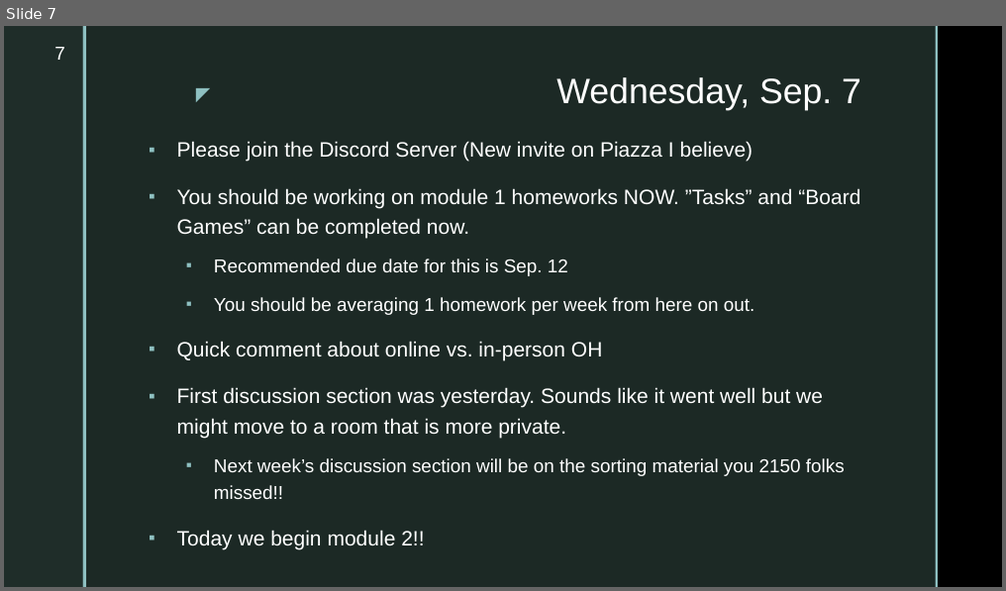
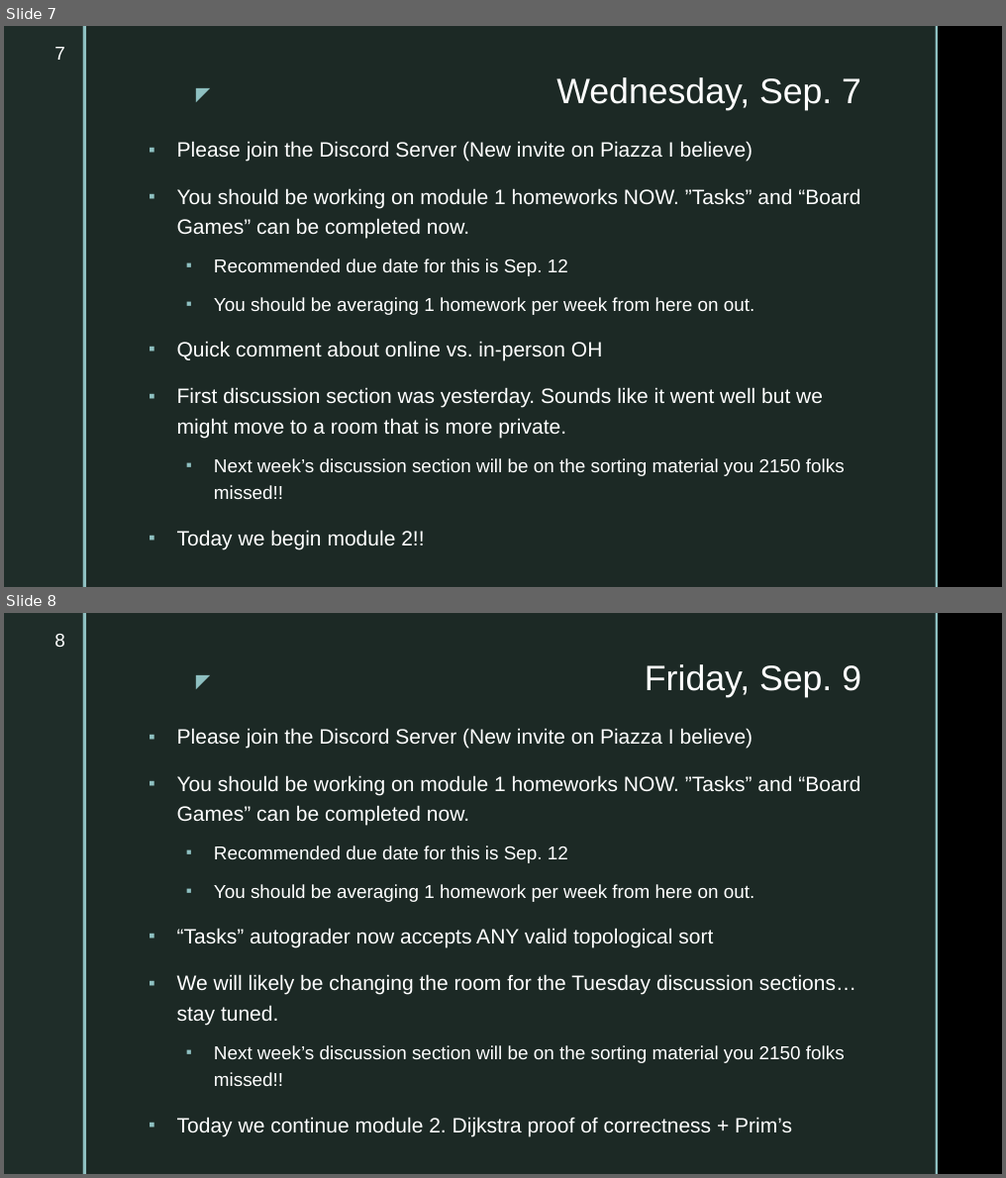
Before and after one commit to markfloryan/dsa2, a slide deck: slides/dailyannouncements.pptx. Shown one above the other, each under a label of ours: slide 7 before the commit, slides 7 and 8 after it. The pictures are 1006x591 and 1006x1178 pixels, drawn with LibreOffice and Linux fonts; fonts in the diff are those of the drawing; background and template pictures are left out. Boxes give left, top, right and bottom in pixels: in the first picture for what was removed or moved away, otherwise in the second. Text is boxed around its words. In the diff, an @@ line names an element or a change of style, - is before the commit and + after.

Commit message:
slide updates for today

```diff
--- a/slides/dailyannouncements.pptx
+++ b/slides/dailyannouncements.pptx
@@ slide 8 added at [4,613,1002,1174], background picture (left out); not listed: 5 template elements that a slide beside it also shows @@
@@ page number added at [54,634,65,647], 18 pt, text #FFFFFF @@
+8
@@ title added at [645,664,861,697], 34 pt, text #FFFFFF @@
+Friday, Sep. 9
@@ text added at [177,728,860,1137], 20 pt, text #FFFFFF @@
+▪ Please join the Discord Server (New invite on Piazza I believe)
+▪ You should be working on module 1 homeworks NOW. ”Tasks” and “Board Games” can be completed now.
+  ▪ Recommended due date for this is Sep. 12
+  ▪ You should be averaging 1 homework per week from here on out.
+▪ “Tasks” autograder now accepts ANY valid topological sort
+▪ We will likely be changing the room for the Tuesday discussion sections…stay tuned.
+  ▪ Next week’s discussion section will be on the sorting material you 2150 folks missed!!
+▪ Today we continue module 2. Dijkstra proof of correctness + Prim’s
```
Also in this commit, not shown: 4 other files.
